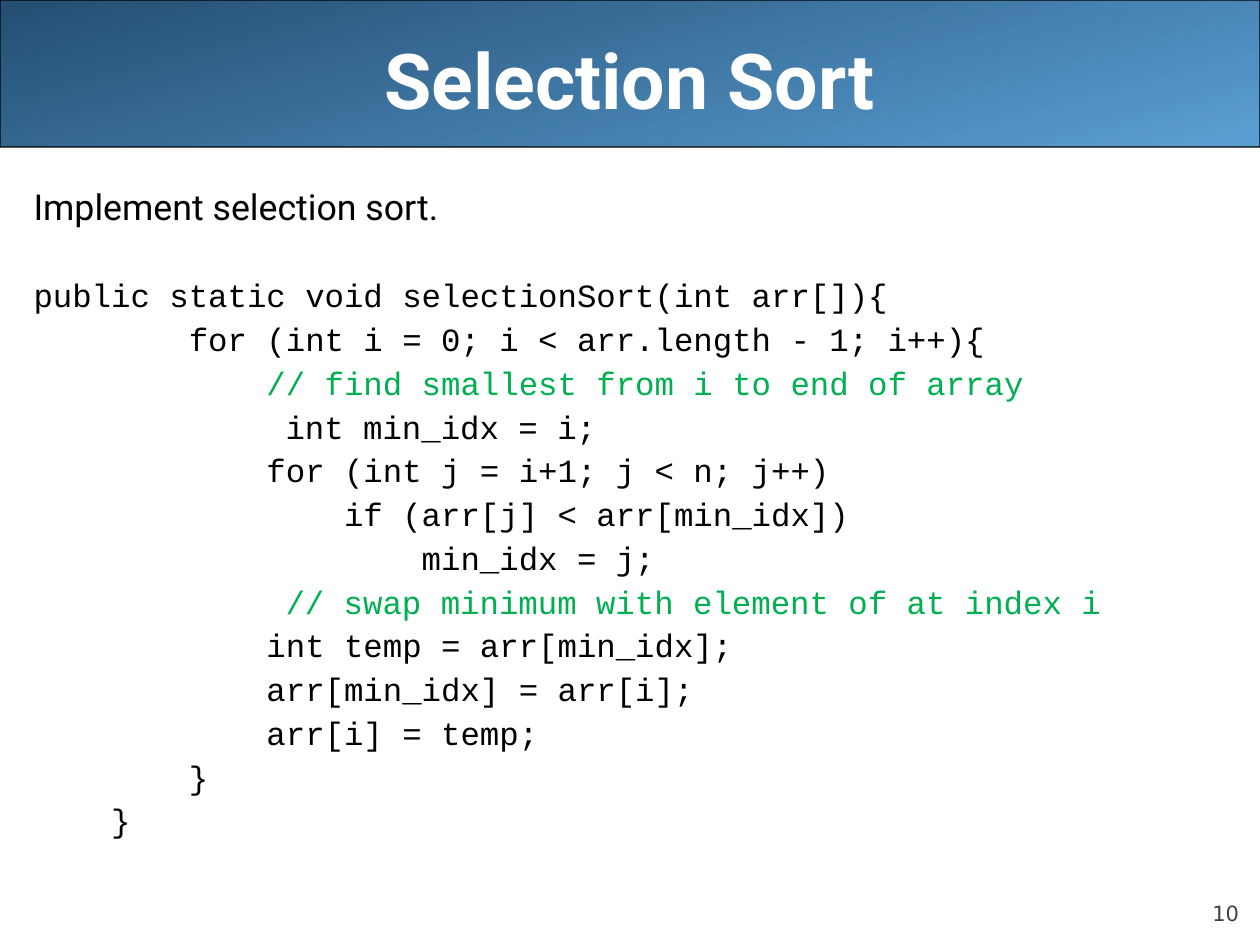
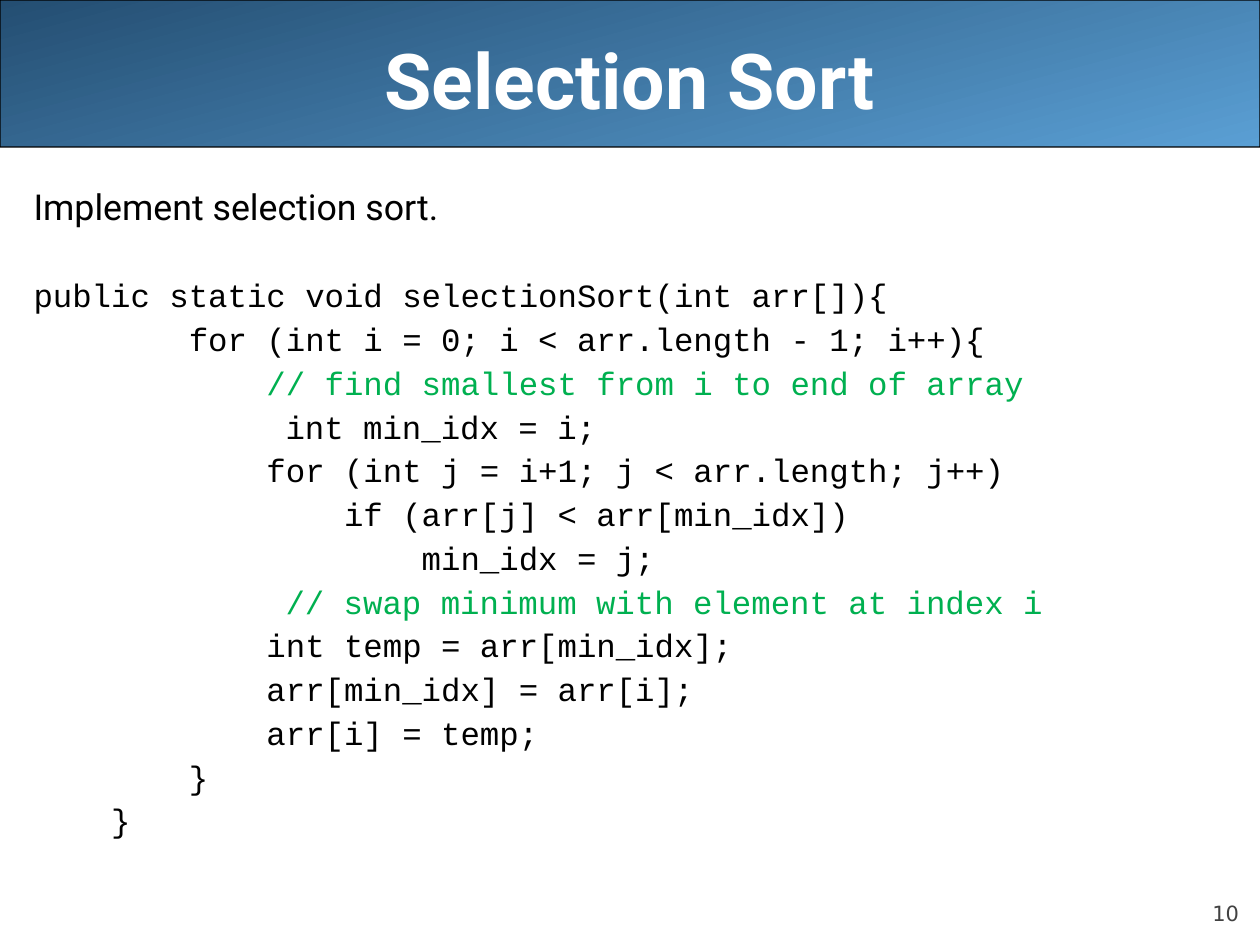
Before and after one commit to LongBaoNguyen/longbaonguyen.github.io, a slide deck: slide 10 of courses/apcsa/lecture19.ppt. Drawn at 1260x945 pixels with LibreOffice and Linux fonts; fonts in the diff are those of the drawing. Boxes give left, top, right and bottom in pixels: in the first picture for what was removed or moved away, otherwise in the second. Text is boxed around its words. In the diff, an @@ line names an element or a change of style, - is before the commit and + after.

```diff
--- a/courses/apcsa/lecture19.ppt
+++ b/courses/apcsa/lecture19.ppt
@@ text at <box>266,459,1004,489</box>: text changed @@
-for (int j = i+1; j < n; j++)
+for (int j = i+1; j < arr.length; j++)
@@ text at <box>344,590,1042,621</box>: text changed @@
-// swap minimum with element of at index i
+// swap minimum with element at index i
```
Also in this commit, not shown: 11 other slides changed, 1 slide added, 1 slide removed, 7 other files.
